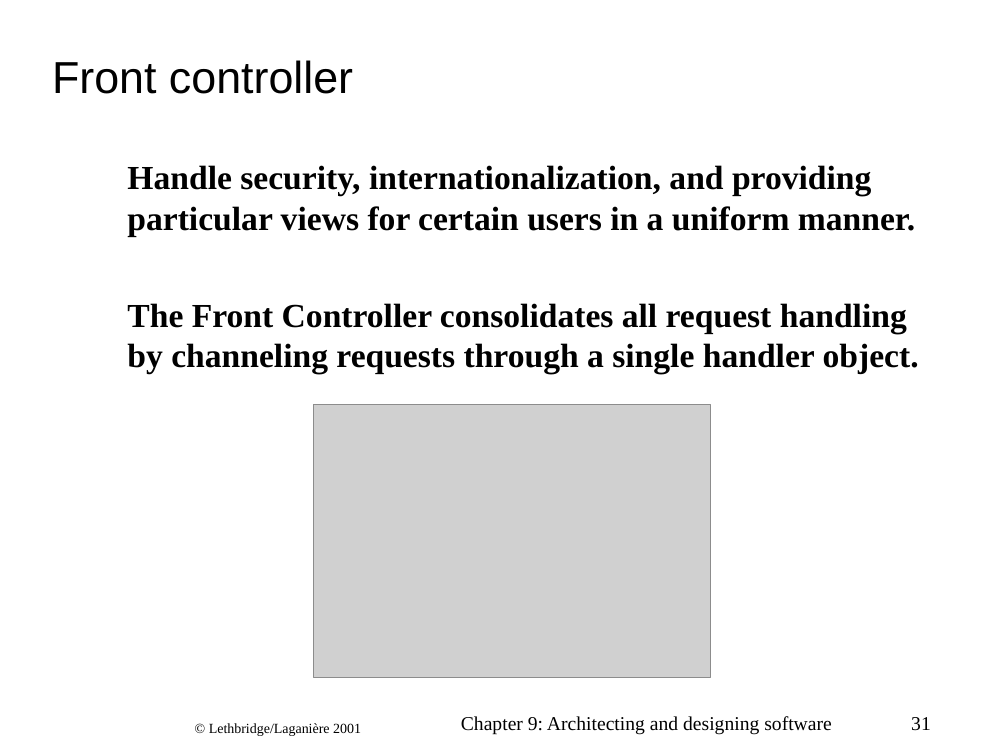
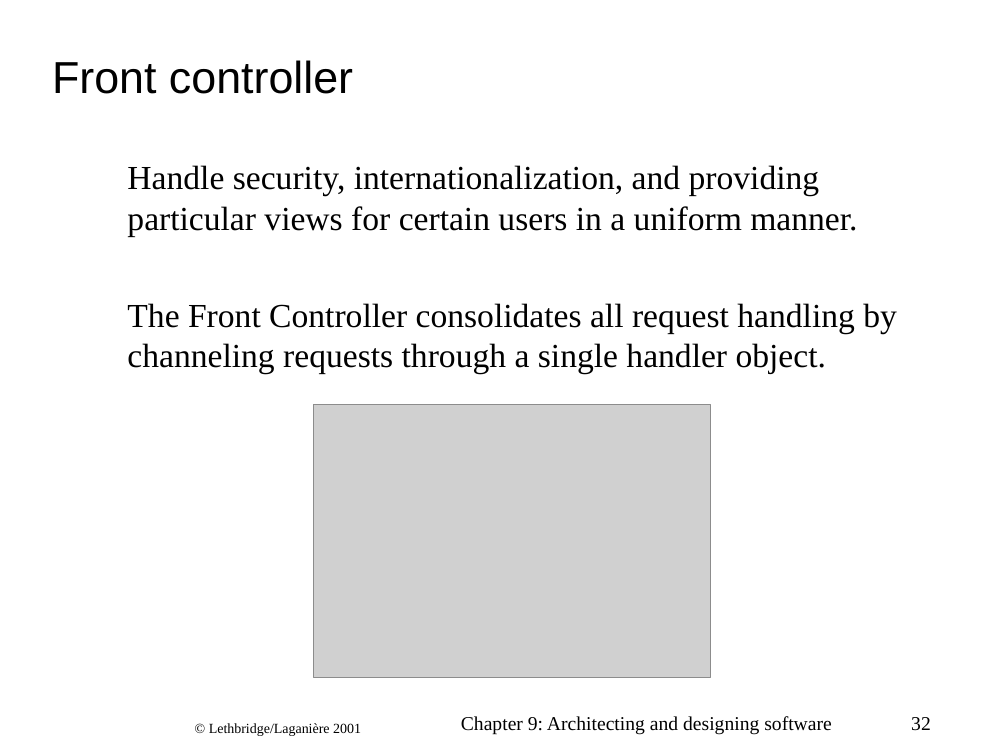
Before and after one commit to cphdat2sem2017-Cos/Week09-15-Project, a slide deck: slide 32 of ArchitectureDays/arch-LethbridgeLaganiere_ch09.ppt (slide 31 before the commit). Drawn at 1008x756 pixels with LibreOffice and Linux fonts; fonts in the diff are those of the drawing; grey boxes stand for pictures; background and template pictures are left out. Boxes give left, top, right and bottom in pixels: in the first picture for what was removed or moved away, otherwise in the second. Text is boxed around its words. In the diff, an @@ line names an element or a change of style, - is before the commit and + after.

```diff
--- a/ArchitectureDays/arch-LethbridgeLaganiere_ch09.ppt
+++ b/ArchitectureDays/arch-LethbridgeLaganiere_ch09.ppt
@@ text "Handle security, internationalization, and providing ..." at (127, 165, 897, 374): bold off @@
@@ page number at (911, 717, 931, 731): text changed @@
-31
+32
```
Also in this commit, not shown: 8 other slides changed, 1 slide added, 6 other files.
